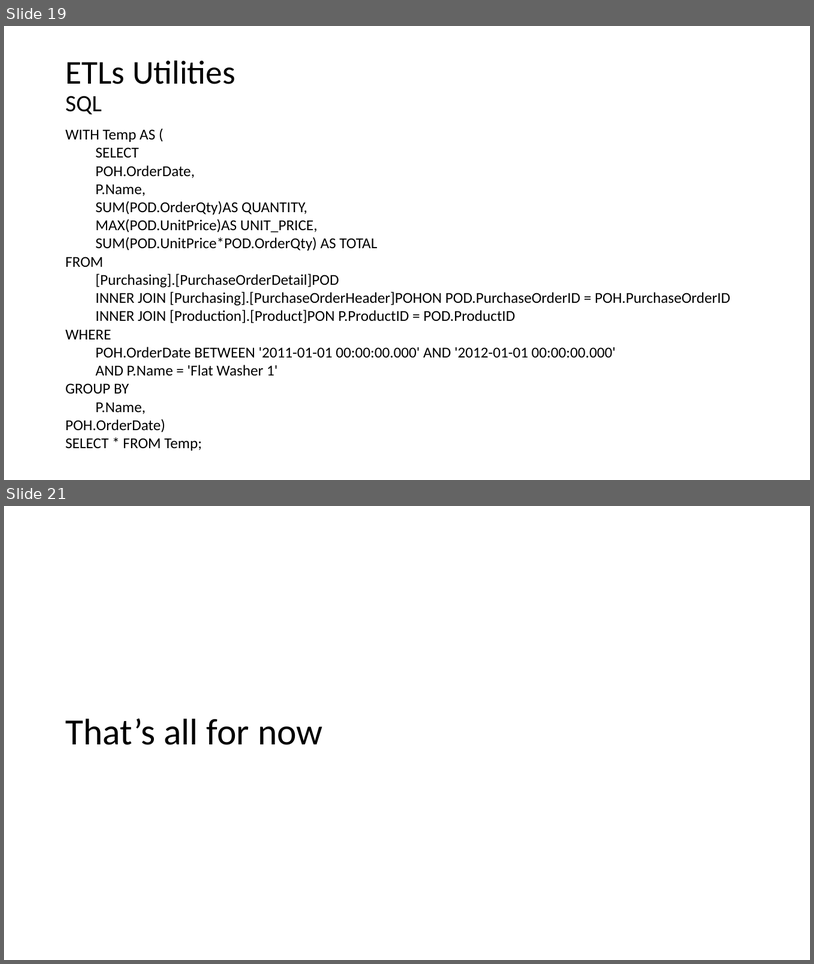
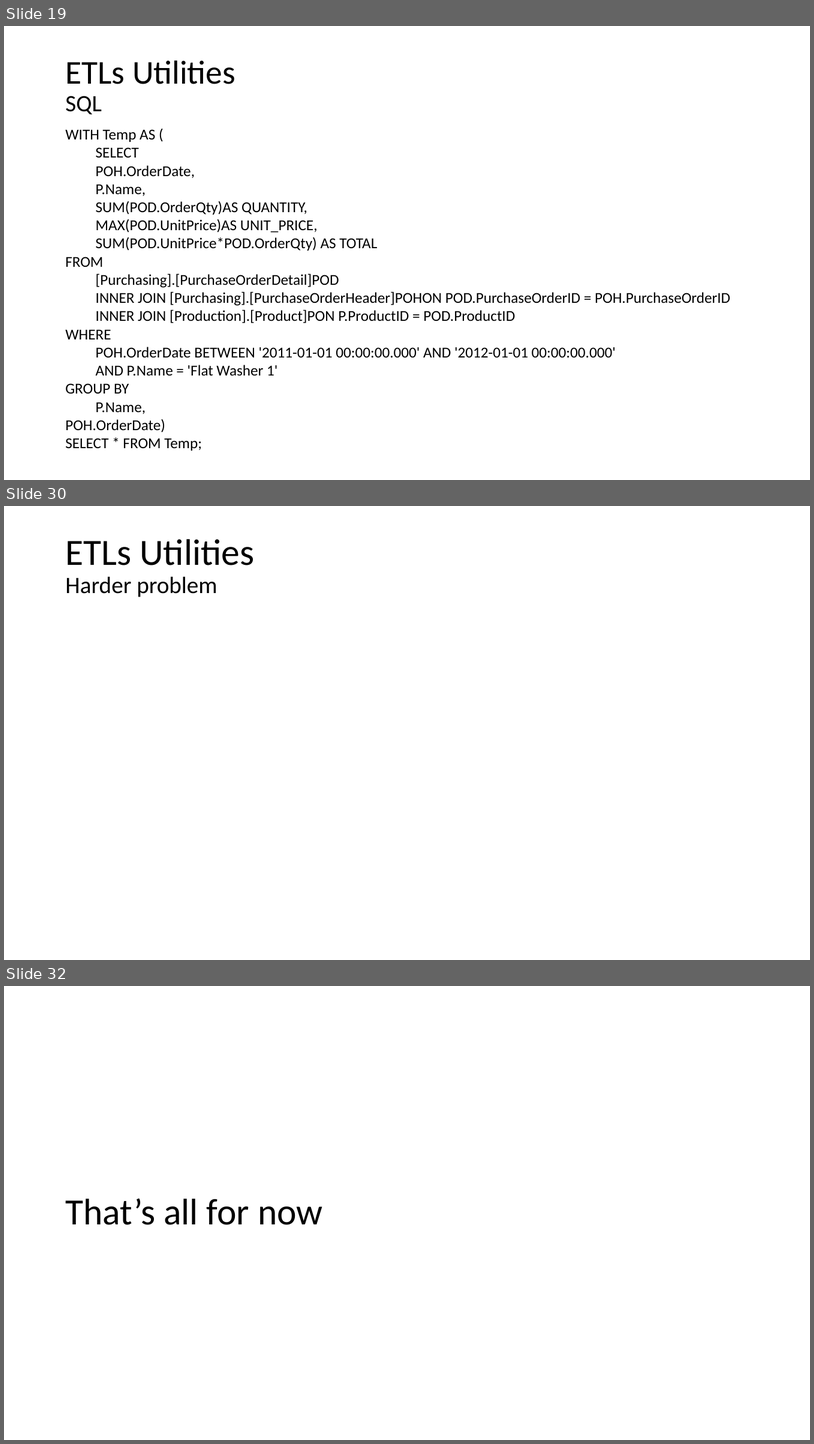
Before and after one commit to mpenarprz/RandomUtils, a slide deck: Short Talks/Data Warehouse/DataWarehouse.pptx. Shown one above the other, each under a label of ours: slides 19 and 21 before the commit, slides 19, 30 and 32 after it; the slides between them are not shown. The pictures are 814x964 and 814x1444 pixels, drawn with LibreOffice and Linux fonts; fonts in the diff are those of the drawing. Boxes give left, top, right and bottom in pixels: in the first picture for what was removed or moved away, otherwise in the second. Text is boxed around its words. In the diff, an @@ line names an element or a change of style, - is before the commit and + after.

```diff
--- a/Short Talks/Data Warehouse/DataWarehouse.pptx
+++ b/Short Talks/Data Warehouse/DataWarehouse.pptx
@@ slide 30 added at (x1=4, y1=506, x2=810, y2=960), background #FFFFFF @@
@@ title added at (x1=65, y1=539, x2=254, y2=597), 44 pt, text #000000 @@
+ETLs Utilities
+Harder problem
@@ what was slide 21 is now slide 32 @@
```
Also in this commit, not shown: 1 slide changed, 10 other slides added, 1 other file.
